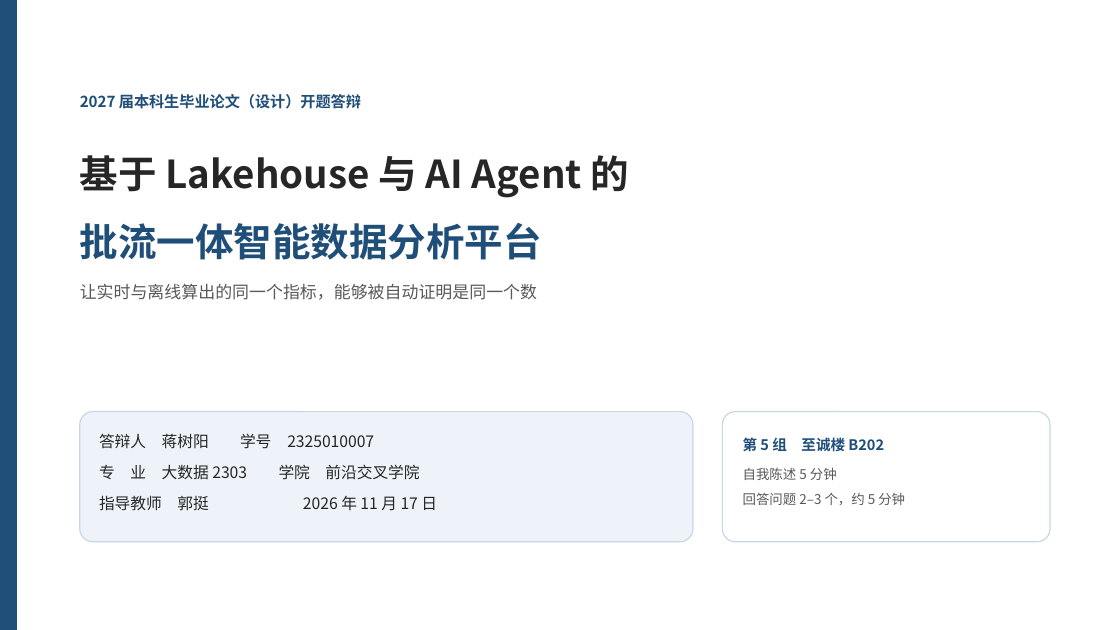
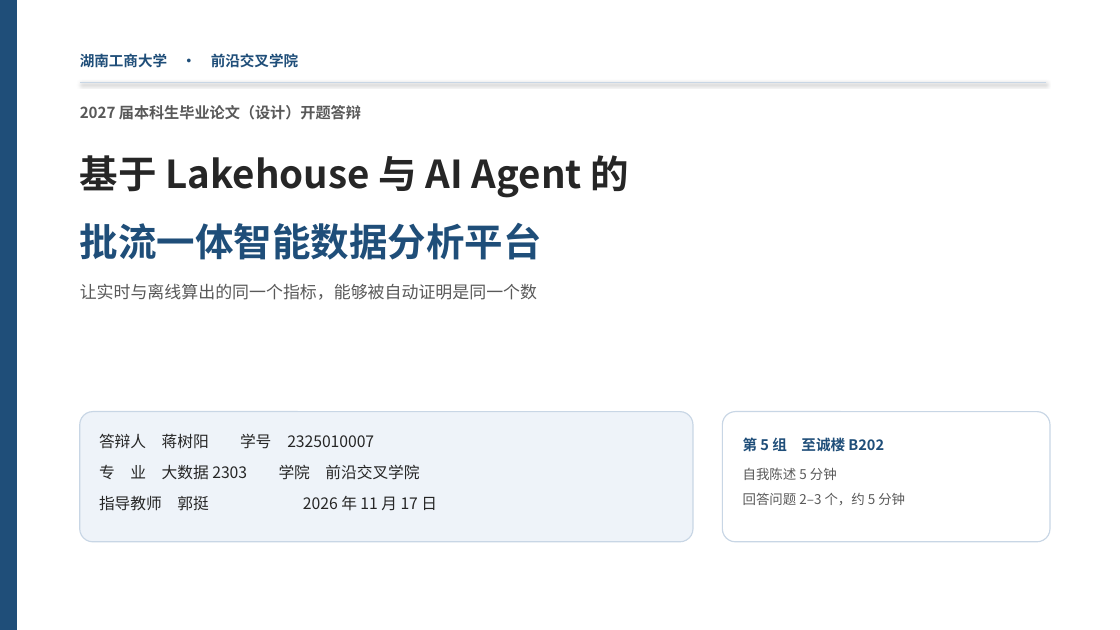
Before and after one commit to suntree-j/dsh-workspace, a slide deck: slide 1 of intelligent-data-platform/docs/thesis/答辩材料/开题答辩_蒋树阳.pptx. Drawn at 1120x630 pixels with LibreOffice and Linux fonts; fonts in the diff are those of the drawing. Boxes give left, top, right and bottom in pixels: in the first picture for what was removed or moved away, otherwise in the second. Text is boxed around its words. In the diff, an @@ line names an element or a change of style, - is before the commit and + after.

```diff
--- a/intelligent-data-platform/docs/thesis/答辩材料/开题答辩_蒋树阳.pptx
+++ b/intelligent-data-platform/docs/thesis/答辩材料/开题答辩_蒋树阳.pptx
@@ text added at box(80, 53, 298, 68), 12.5 pt, text #1F4E79, bold @@
+湖南工商大学 · 前沿交叉学院
@@ line added from (80, 82) to (1046, 82), #C8D6E5 1 pt @@
@@ text "2027 届本科生毕业论文（设计）开题答辩": place and size @@
-text "2027 届本科生毕业论文（设计）开题答辩" at box(80, 94, 361, 109)
+text "2027 届本科生毕业论文（设计）开题答辩" at box(80, 105, 361, 120)
@@ text "2027 届本科生毕业论文（设计）开题答辩" at box(80, 105, 361, 120): text colour #1F4E79 to #595959 @@
```
Also in this commit, not shown: 7 other slides changed, 2 slides added, 3 other files.
